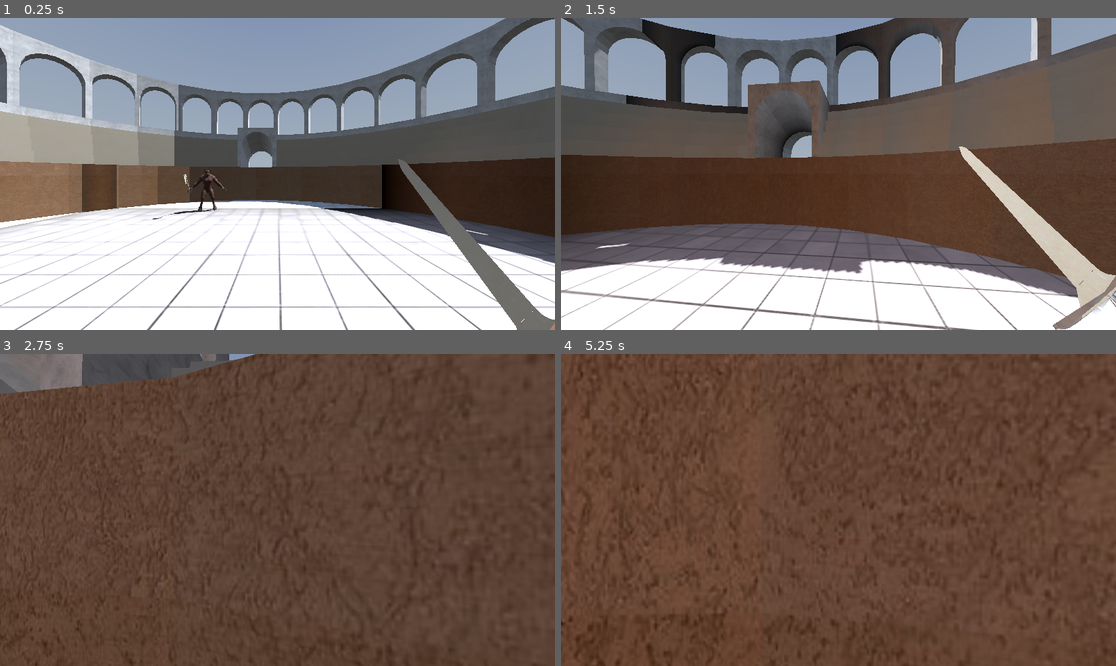
Above: before the commit, frames 1-4 (two rows, left to right).
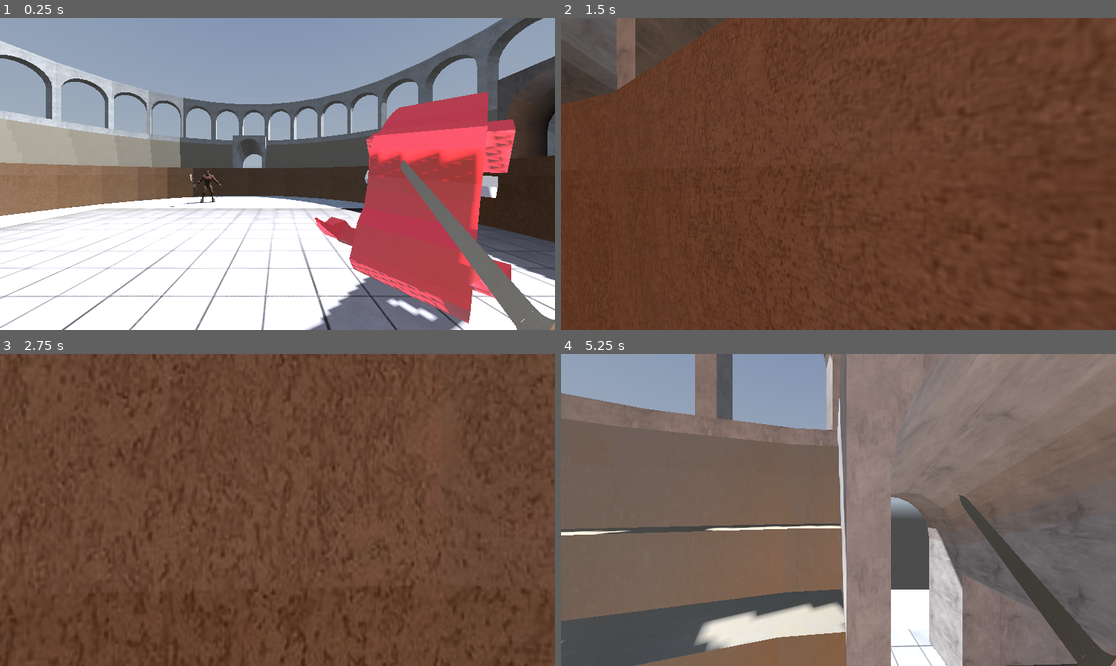
Above: after the commit, the same moments.

Repository: martinsi26/3DGameDesign
Game: Godot game, scene res://Scenes/Sandbox.tscn
Two runs of this game, one before a commit and one after it. Both use one fixed random seed, a clock stepped at 60 frames per second and the inputs below. A sky picture missing from this copy of the repository is replaced by a grey-blue gradient.
Inputs (mouse positions are in pixels of both pictures, inside the frame that each line leads up to):
- Up to frame 1 (0.25 s): no input
- Up to frame 2 (1.5 s): move the mouse to (866, 174) at 0.52 s; hold Ctrl (crouch) 0.53-1.28 s; hold W (move_forward) from 0.53 s (still down); tap Space (jump) at 0.77 s; move the mouse to (810, 174) at 1.27 s; tap Q (lock) at 1.35 s
- Up to frame 3 (2.75 s): keep holding W (move_forward); tap Space (jump) at 1.52 s; move the mouse to (288, 503) at 2.02 s; hold Shift (sprint) from 2.03 s (still down)
- Up to frame 4 (5.25 s): keep holding W (move_forward); move the mouse to (832, 516) at 2.77 s; release Shift (sprint) at 2.78 s; tap Ctrl (crouch) at 2.85 s; tap Space (jump) at 3.02, 3.77, 4.52 s; move the mouse to (877, 513) at 3.52 s; tap Q (lock) at 3.6 s; move the mouse to (794, 506) at 4.27 s; tap Shift (sprint) at 4.35 s; move the mouse to (844, 510) at 5.02 s; hold Ctrl (crouch) from 5.03 s (still down)

The runs differ from the first frame. In frame 1, 36% of the frame differs, in the area x 0-100%, y 0-100%; in frame 2, 81%; in frame 3, 12%; in frame 4, 97%.

Commit message:
a collision shape needs fixing

Diff:
--- a/3dgamedesign/Scenes/Enemy/Boar.gd
+++ b/3dgamedesign/Scenes/Enemy/Boar.gd
@@ -1,12 +1,10 @@
-class_name Boar extends CharacterBody3D
+class_name Boar extends Enemy
 
-@onready var navigation_agent: NavigationAgent3D = get_node("NavigationAgent3D")
+@onready var navigation_agent_3d: NavigationAgent3D = $NavigationAgent3D
 
-# Called when the node enters the scene tree for the first time.
-func _ready() -> void:
-	pass # Replace with function body.
-
-
-# Called every frame. 'delta' is the elapsed time since the previous frame.
-func _process(delta: float) -> void:
-	pass
+# move the enemy to point towards the player
+func enemy_follow_player(player) -> void:
+	self.look_at(player.global_position)
+	self.rotate_y(-30)
+	self.orthonormalize()
+	#self.look_at(Vector3(player.global_position.x, 0, player.global_position.z), Vector3(0, 1, 0), true)
--- a/3dgamedesign/Scenes/Sandbox.tscn
+++ b/3dgamedesign/Scenes/Sandbox.tscn
@@ -1,5 +1,6 @@
-[gd_scene load_steps=6 format=3 uid="uid://2r2xorepwlip"]
+[gd_scene load_steps=7 format=3 uid="uid://2r2xorepwlip"]
 
+[ext_resource type="PackedScene" uid="uid://do8hm2sasiw7b" path="res://Scenes/Enemy/Boar.tscn" id="1_al2u0"]
 [ext_resource type="PackedScene" uid="uid://cdk6hwb4hi2wc" path="res://Scenes/Player/player.tscn" id="1_ndiqr"]
 [ext_resource type="PackedScene" uid="uid://btv0a42cgxt8g" path="res://Scenes/levels/WE_test.tscn" id="1_v8a0n"]
 [ext_resource type="PackedScene" uid="uid://c7xbusdsm4w70" path="res://Scenes/Enemy/enemy.tscn" id="2_sdkh1"]
@@ -28,6 +29,8 @@
 transform = Transform3D(1, 0, 0, 0, 1, 0, 0, 0, 1, 0.175253, 0.0541172, 0.00136757)
 script = SubResource("GDScript_1uooq")
 
+[node name="Boar" parent="." instance=ExtResource("1_al2u0")]
+
 [node name="WorldEnvironment" parent="." instance=ExtResource("1_v8a0n")]
 
 [node name="Enemy" parent="." instance=ExtResource("2_sdkh1")]
